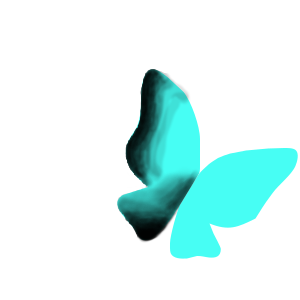
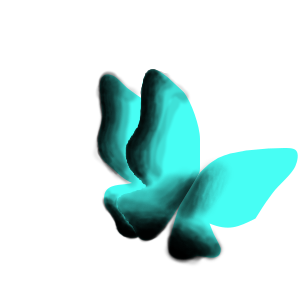
Revision of a layered 300px x 300px image; what changed, layer by layer:
added layer "Right wing flat shade" above "Right wing flat color" over box(163, 158, 232, 266)
showed "Left wing shade" over box(92, 70, 141, 240)
showed "Left wing" over box(98, 74, 199, 238)
